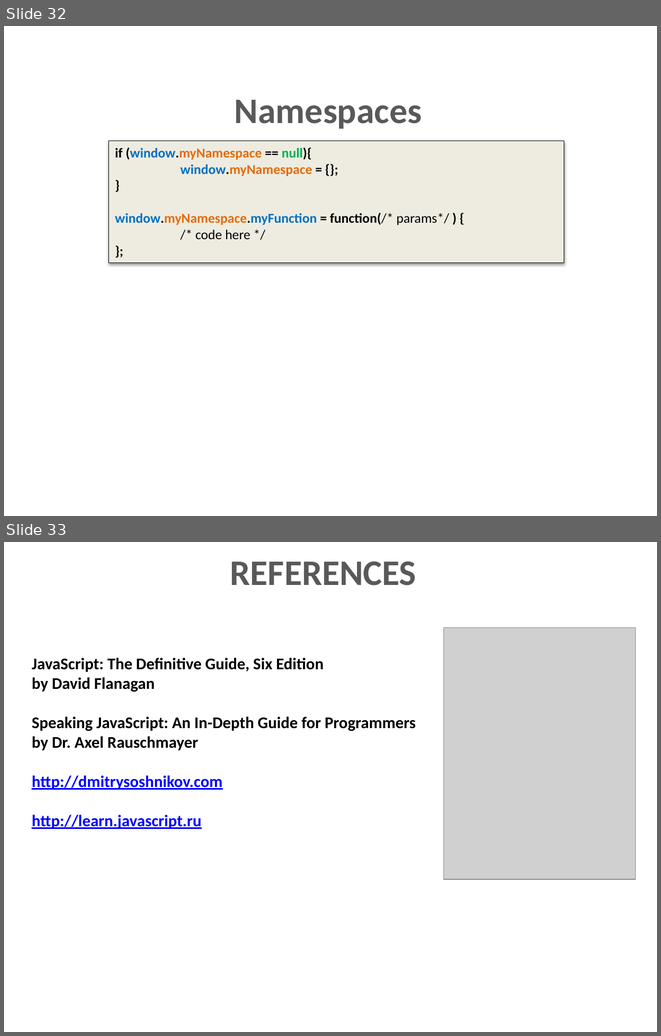
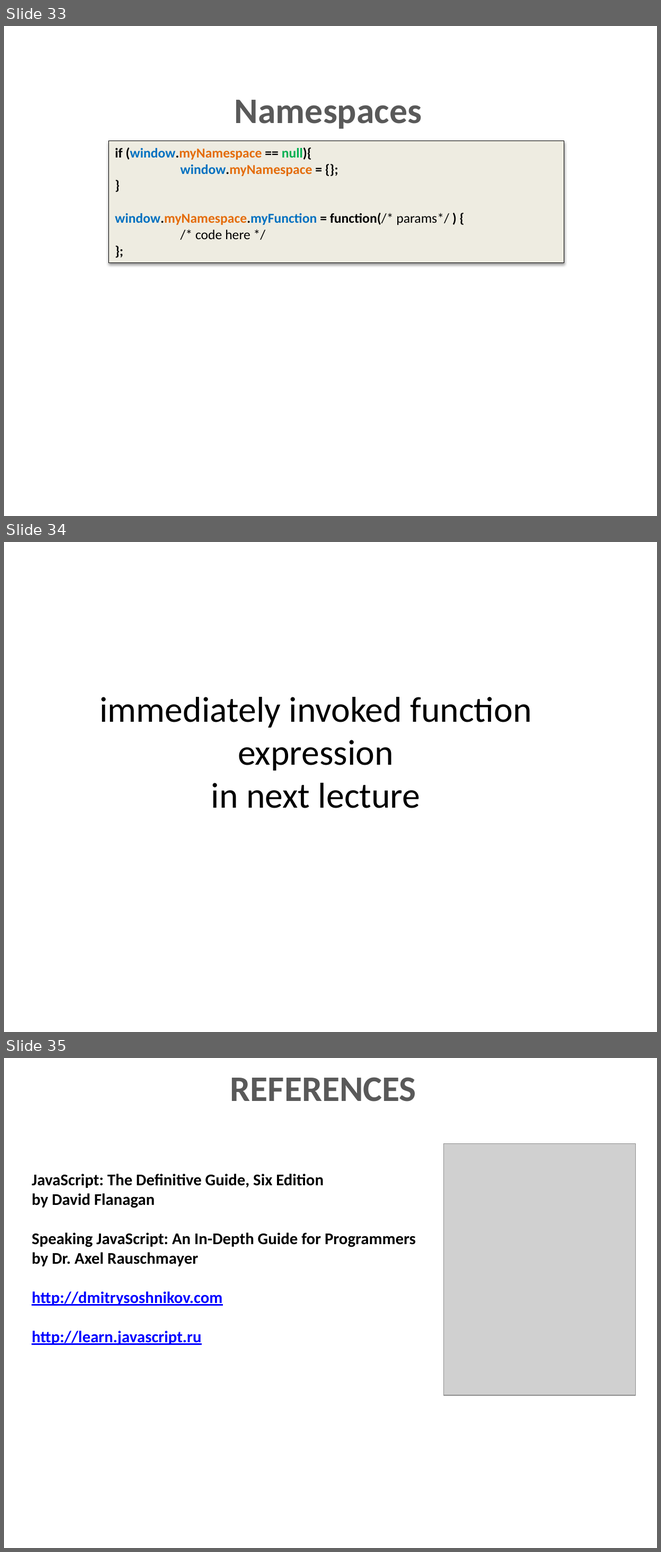
Before and after one commit to dzmitry-varabei/front-end-course, a slide deck: lecture-3-recap-scope/scope.pptx. Shown one above the other, each under a label of ours: slides 32 and 33 before the commit, slides 33, 34 and 35 after it. The pictures are 661x1036 and 661x1552 pixels, drawn with LibreOffice and Linux fonts; fonts in the diff are those of the drawing; grey boxes stand for pictures. Boxes give left, top, right and bottom in pixels: in the first picture for what was removed or moved away, otherwise in the second. Text is boxed around its words. In the diff, an @@ line names an element or a change of style, - is before the commit and + after.

```diff
--- a/lecture-3-recap-scope/scope.pptx
+++ b/lecture-3-recap-scope/scope.pptx
@@ slide 34 added at [4,542,657,1032], background #FFFFFF @@
@@ title added at [99,697,531,808], 39.6 pt, text #000000 @@
+immediately invoked function expression
+in next lecture
@@ what was slide 32 is now slide 33 @@
@@ what was slide 33 is now slide 35 @@
```
Also in this commit, not shown: 1 slide changed, 1 other slide added.
